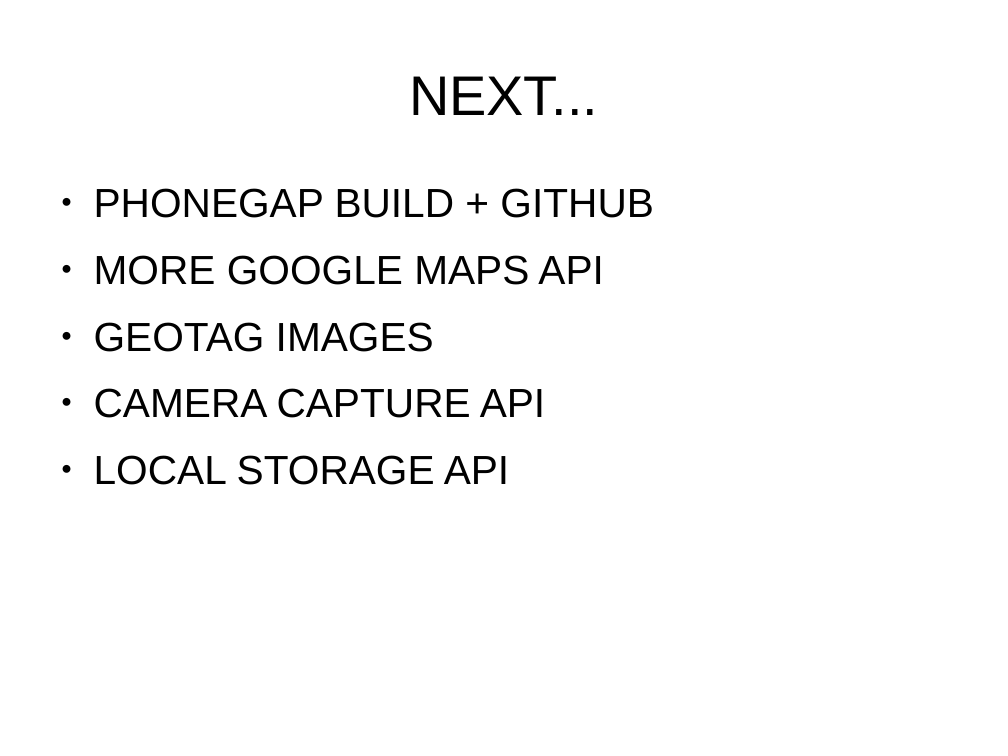
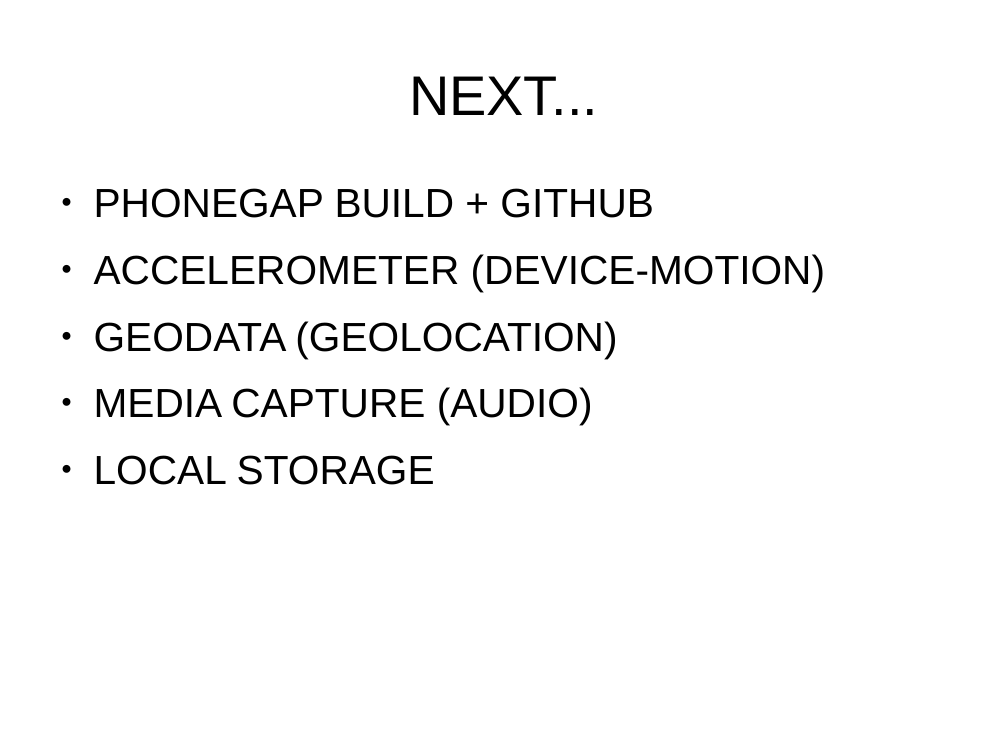
Before and after one commit to fpbu/mobappdev, a slide deck: slide 21 of phonegapbuild_workshop/phonegap_build_slides.odp (slide 13 before the commit). Drawn at 1008x756 pixels with LibreOffice and Linux fonts; fonts in the diff are those of the drawing. Boxes give left, top, right and bottom in pixels: in the first picture for what was removed or moved away, otherwise in the second. Text is boxed around its words. In the diff, an @@ line names an element or a change of style, - is before the commit and + after.

Commit message:
update to slides

```diff
--- a/phonegapbuild_workshop/phonegap_build_slides.odp
+++ b/phonegapbuild_workshop/phonegap_build_slides.odp
@@ text at [94,254,825,485]: text changed @@
-● MORE GOOGLE MAPS API
-● GEOTAG IMAGES
-● CAMERA CAPTURE API
-● LOCAL STORAGE API
+● ACCELEROMETER (DEVICE-MOTION)
+● GEODATA (GEOLOCATION)
+● MEDIA CAPTURE (AUDIO)
+● LOCAL STORAGE
```
Also in this commit, not shown: 1 other slide changed, 21 slides added, 4 slides removed, 1 other file.
